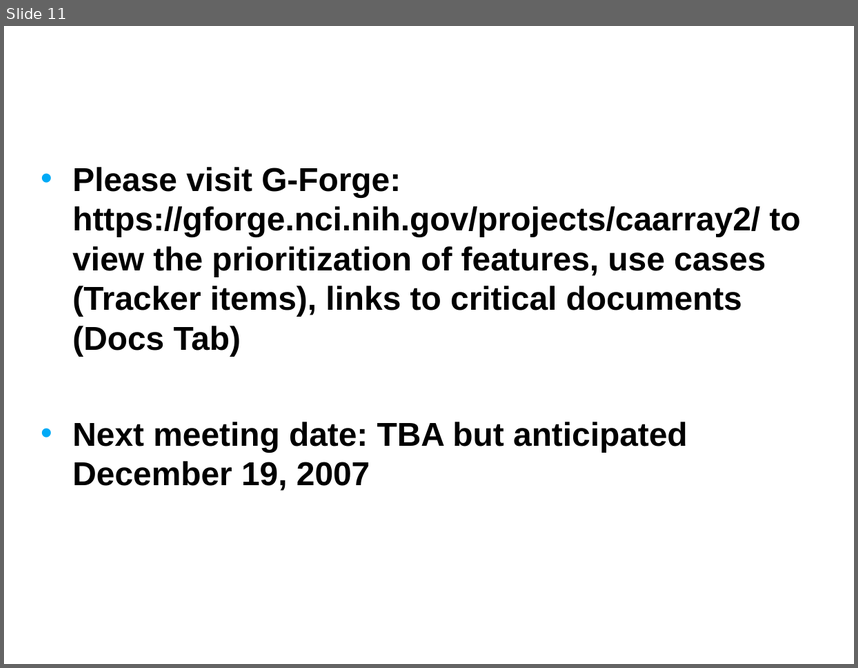
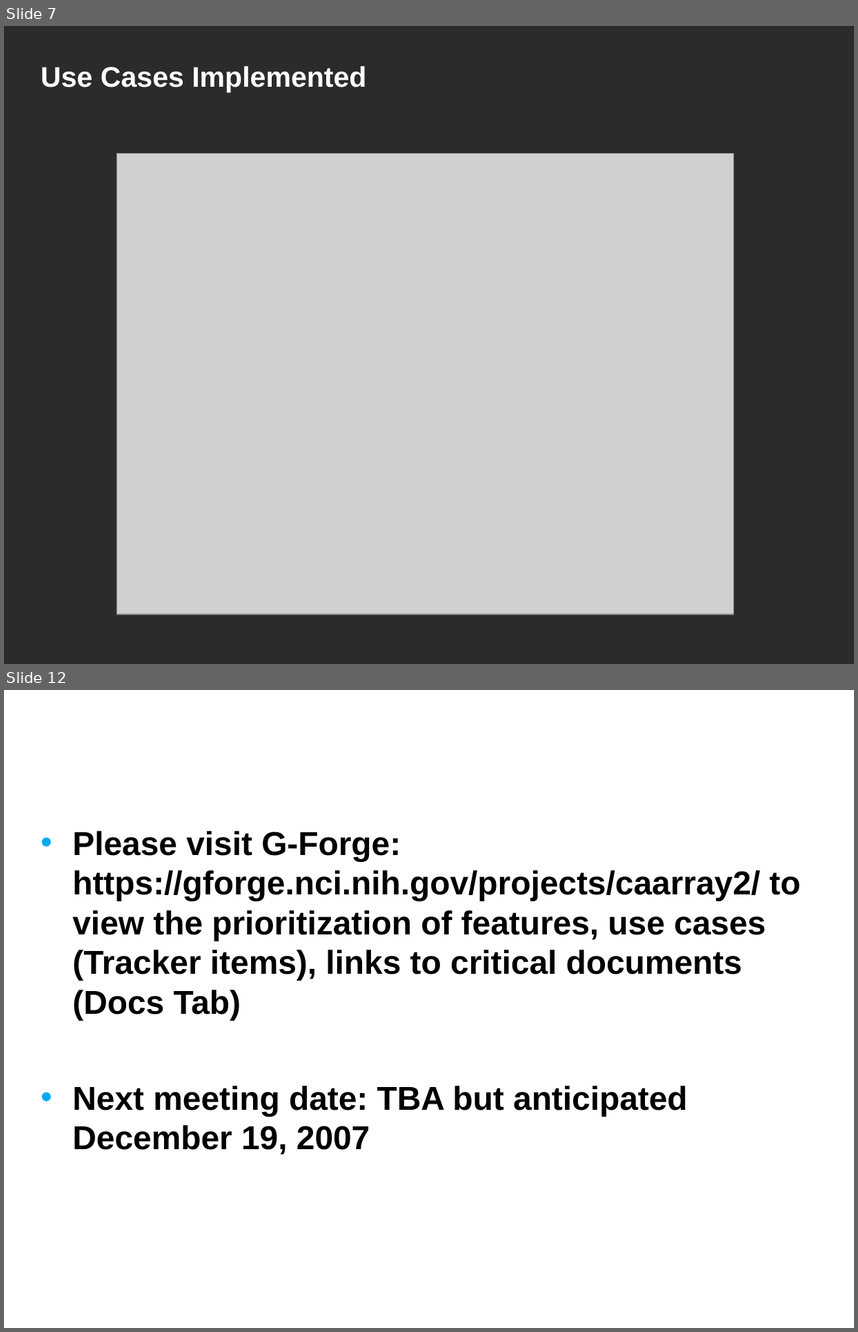
Before and after one commit to NCIP/caarray-docs, a slide deck: project_management/open_meetings/caArray User Community Meeting Nov28.ppt. Shown one above the other, each under a label of ours: slide 11 before the commit, slides 7 and 12 after it; the slides between them are not shown. The pictures are 858x668 and 858x1332 pixels, drawn with LibreOffice and Linux fonts; fonts in the diff are those of the drawing; grey boxes stand for pictures; background and template pictures are left out; a plain dark background stands for a picture behind light text. Boxes give left, top, right and bottom in pixels: in the first picture for what was removed or moved away, otherwise in the second. Text is boxed around its words. In the diff, an @@ line names an element or a change of style, - is before the commit and + after.

```diff
--- a/project_management/open_meetings/caArray User Community Meeting Nov28.ppt
+++ b/project_management/open_meetings/caArray User Community Meeting Nov28.ppt
@@ slide 7 added at [4, 26, 854, 664], background picture (left out) @@
@@ title added at [41, 66, 366, 92], 24 pt, text #FFFFFF, bold @@
+Use Cases Implemented
@@ picture added at [117, 154, 734, 615] @@
@@ what was slide 11 is now slide 12 @@
```
Also in this commit, not shown: 5 slides changed, 1 other slide added, 1 slide removed.
